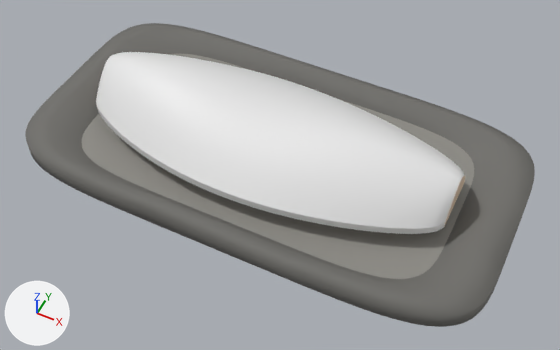
The glTF model assets/models_high_quality/grilled_fish.glb: old version first, new version second.
One viewpoint serves both versions: a camera (50 mm lens) standing at (1.04, -2.02, 2.35) and looking at (0.08, -0.12, -0.03). Lighting does not change. The marker at lower left points along +X, +Y and +Z. The older version comes first. Where no turn or scale is listed for an object, it has been applied to the vertices.

The scene before the commit, as lines of its bpy script (objects in view):
```python
me_fish_front_side = bpy.data.meshes.new('fish-front-side')
me_fish_front_side.from_pydata(...)  # 176 vertices, 174 faces; spans x -0.8..0.78, y -0.37..-0.12, z 0.03..0.06
me_fish_front_side.materials.append(mat_generated_photo_grilled_mackerel_front)  # its picture is missing
me_fish_photo_surface = bpy.data.meshes.new('fish-photo-surface')
me_fish_photo_surface.from_pydata(...)  # 2640 vertices, 5046 faces; spans x -0.8..0.78, y -0.37..0.33, z 0.06..0.23
me_fish_photo_surface.materials.append(mat_generated_photo_grilled_mackerel_front)  # its picture is missing
me_plate_rim = bpy.data.meshes.new('plate-rim')
me_plate_rim.from_pydata(...)  # 800 vertices, 1280 faces; spans x -1.03..1.03, y -0.54..0.54, z -0.1..0.02
me_plate_rim.materials.append(mat_kiln_darkened_ceramic_rim)  # dark grey #6e6d69
ob_fish_front_side = bpy.data.objects.new('fish-front-side', me_fish_front_side)
ob_fish_front_side.location = (0.0, 0.0, 0.0)
ob_fish_photo_surface = bpy.data.objects.new('fish-photo-surface', me_fish_photo_surface)
ob_fish_photo_surface.location = (0.0, 0.0, 0.0)
ob_plate_rim = bpy.data.objects.new('plate-rim', me_plate_rim)
ob_plate_rim.location = (0.0, 0.0, 0.0)
# also in view: 'plate' at (0.0, 0.0, -0.07)
```
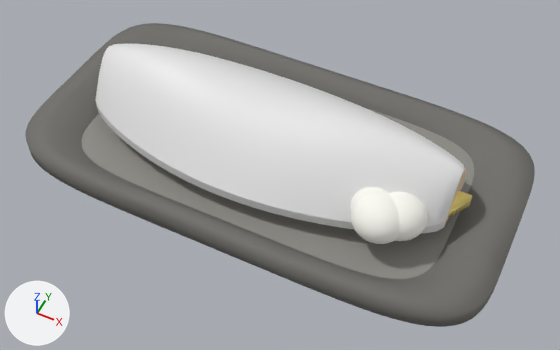
The change, as a list of edits to the scene's bpy script:
```text
Add mat_fresh_lemon_wedge:
    mat_fresh_lemon_wedge = principled_material('Fresh lemon wedge')
    mat_fresh_lemon_wedge.base_color = (0.98, 0.804, 0.227)  # yellow #fde883
    mat_fresh_lemon_wedge.roughness = 0.48
Add mat_grated_daikon:
    mat_grated_daikon = principled_material('Grated daikon')
    mat_grated_daikon.base_color = (0.961, 0.949, 0.886)  # white #fbf9f2
    mat_grated_daikon.roughness = 0.82
Change me_fish_photo_surface:
    used by ob_fish_photo_surface; location = (0.0, 0.0, 0.0)
    remove me_fish_photo_surface.from_pydata(...)  # 2640 vertices, 5046 faces; spans x -0.8..0.78, y -0.37..0.33, z 0.06..0.23
    add me_fish_photo_surface.from_pydata(...)  # 2640 vertices, 5046 faces; spans x -0.8..0.78, y -0.37..0.33, z 0.07..0.3
    me_fish_photo_surface part 1: the whole mesh is scaled about the mesh origin by (1, 1, 1.33)
Add me_fresh_lemon_wedge:
    me_fresh_lemon_wedge.from_pydata([(0.625, 0.015, 0.036), (0.835, 0.015, 0.036), (0.742, -0.152, 0.036), (0.625, 0.015, 0.096), (0.835, 0.015, 0.096), (0.742, -0.152, 0.096)], [], [(1, 2, 0), (5, 4, 3), (4, 1, 0), (3, 4, 0), (5, 2, 1), (4, 5, 1), (3, 0, 2), (5, 3, 2)])
    me_fresh_lemon_wedge.materials.append(mat_fresh_lemon_wedge)  # yellow #fde883
Add me_grated_daikon_lump_3:
    me_grated_daikon_lump_3.from_pydata(...)  # an icosphere of 1280 faces spanning x 0.405..0.615, y -0.282..-0.078, z 0.004..0.18
    me_grated_daikon_lump_3.materials.append(mat_grated_daikon)  # white #fbf9f2
Add me_grated_daikon_lump_2:
    me_grated_daikon_lump_2.from_pydata(...)  # an icosphere of 1280 faces spanning x 0.515..0.725, y -0.302..-0.098, z 0.01..0.186
    me_grated_daikon_lump_2.materials.append(mat_grated_daikon)  # white #fbf9f2
Add me_grated_daikon_lump_1:
    me_grated_daikon_lump_1.from_pydata(...)  # an icosphere of 1280 faces spanning x 0.455..0.665, y -0.352..-0.148, z 0.017..0.193
    me_grated_daikon_lump_1.materials.append(mat_grated_daikon)  # white #fbf9f2
Add ob_fresh_lemon_wedge:
    ob_fresh_lemon_wedge = bpy.data.objects.new('fresh-lemon-wedge', me_fresh_lemon_wedge)
    ob_fresh_lemon_wedge.location = (0.0, 0.0, 0.0)
Add ob_grated_daikon_lump_3:
    ob_grated_daikon_lump_3 = bpy.data.objects.new('grated-daikon-lump-3', me_grated_daikon_lump_3)
    ob_grated_daikon_lump_3.location = (0.0, 0.0, 0.0)
Add ob_grated_daikon_lump_2:
    ob_grated_daikon_lump_2 = bpy.data.objects.new('grated-daikon-lump-2', me_grated_daikon_lump_2)
    ob_grated_daikon_lump_2.location = (0.0, 0.0, 0.0)
Add ob_grated_daikon_lump_1:
    ob_grated_daikon_lump_1 = bpy.data.objects.new('grated-daikon-lump-1', me_grated_daikon_lump_1)
    ob_grated_daikon_lump_1.location = (0.0, 0.0, 0.0)
```

Location of each change, [x1, y1, x2, y2] in pixels of the pictures (560 x 350 px):
'fish-photo-surface', rescaled
    before: [96, 52, 465, 229]
    after: [95, 44, 465, 227]
'grated-daikon-lump-1', added
    after: [351, 193, 400, 244]
'grated-daikon-lump-2', added
    after: [388, 192, 428, 241]
'fresh-lemon-wedge', added
    after: [448, 191, 472, 218]
'grated-daikon-lump-3', added
    after: [350, 187, 388, 212]
